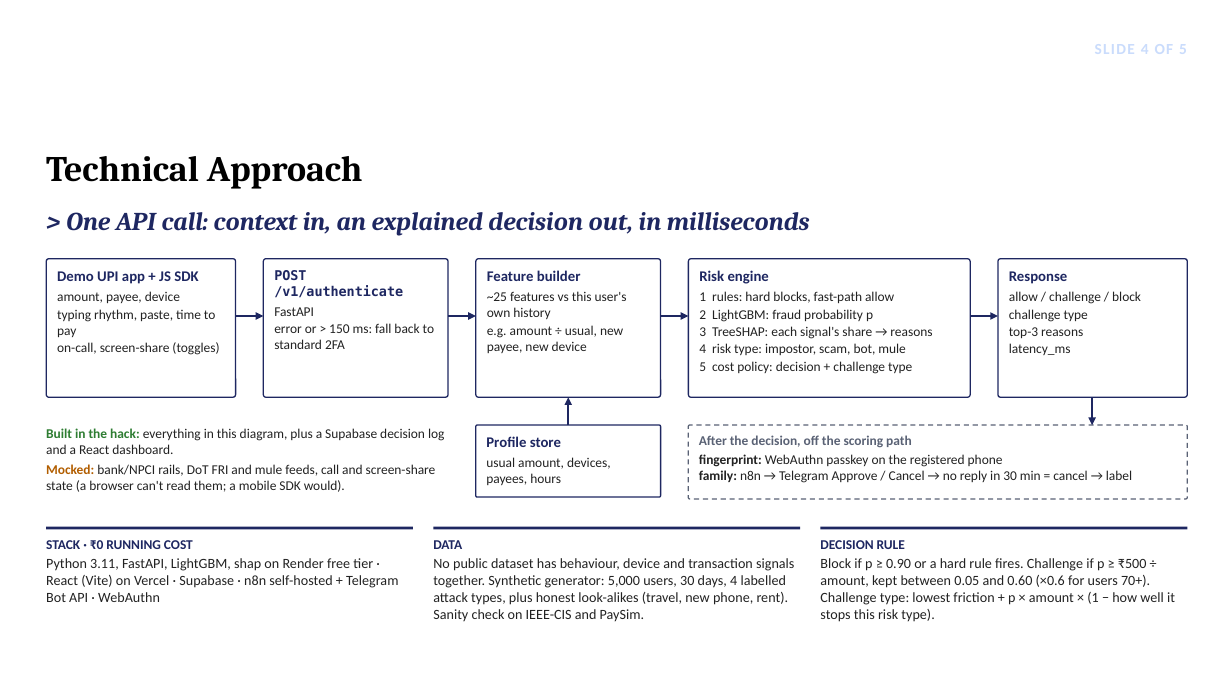
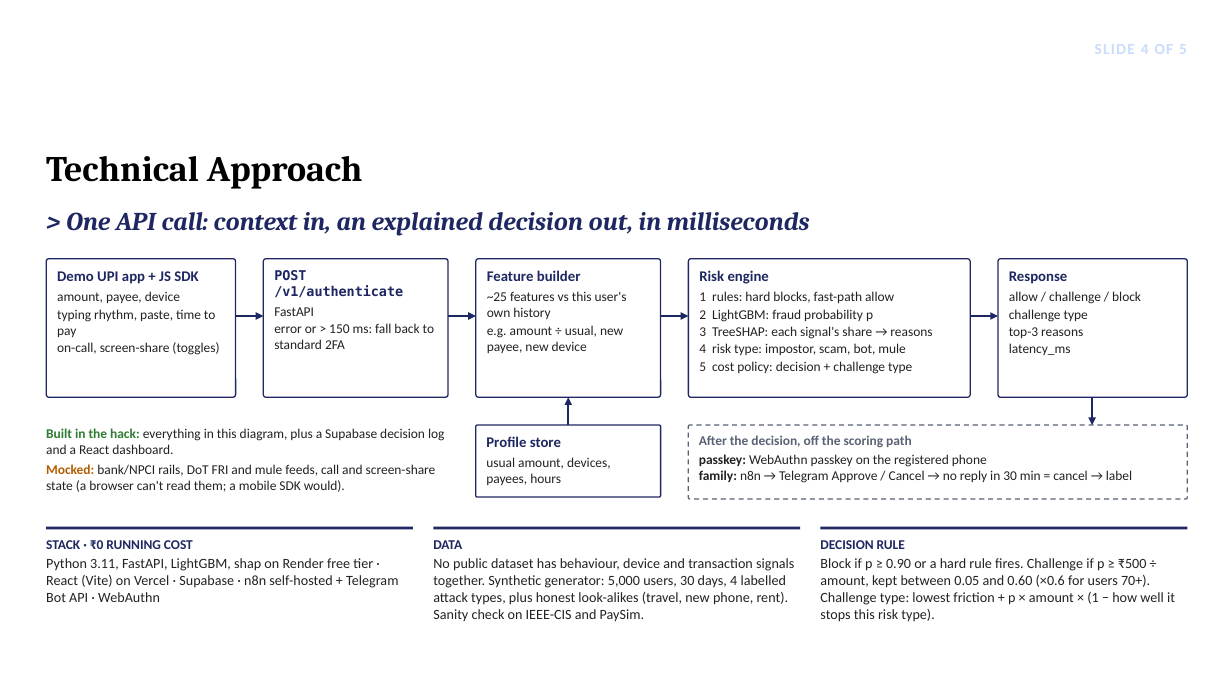
Before and after one commit to bhavyammisra/Pramaan, a slide deck: slide 4 of docs/05-pitch/Pramaan_BIOS_Screening_v6.pptx. Drawn at 1232x693 pixels with LibreOffice and Linux fonts; fonts in the diff are those of the drawing; background and template pictures are left out. Boxes give left, top, right and bottom in pixels: in the first picture for what was removed or moved away, otherwise in the second. Text is boxed around its words. In the diff, an @@ line names an element or a change of style, - is before the commit and + after.

```diff
--- a/docs/05-pitch/Pramaan_BIOS_Screening_v6.pptx
+++ b/docs/05-pitch/Pramaan_BIOS_Screening_v6.pptx
@@ text in rounded rectangle at (699, 454, 987, 467): text changed @@
-fingerprint: WebAuthn passkey on the registered phone
+passkey: WebAuthn passkey on the registered phone
```
Also in this commit, not shown: 2 other files.
